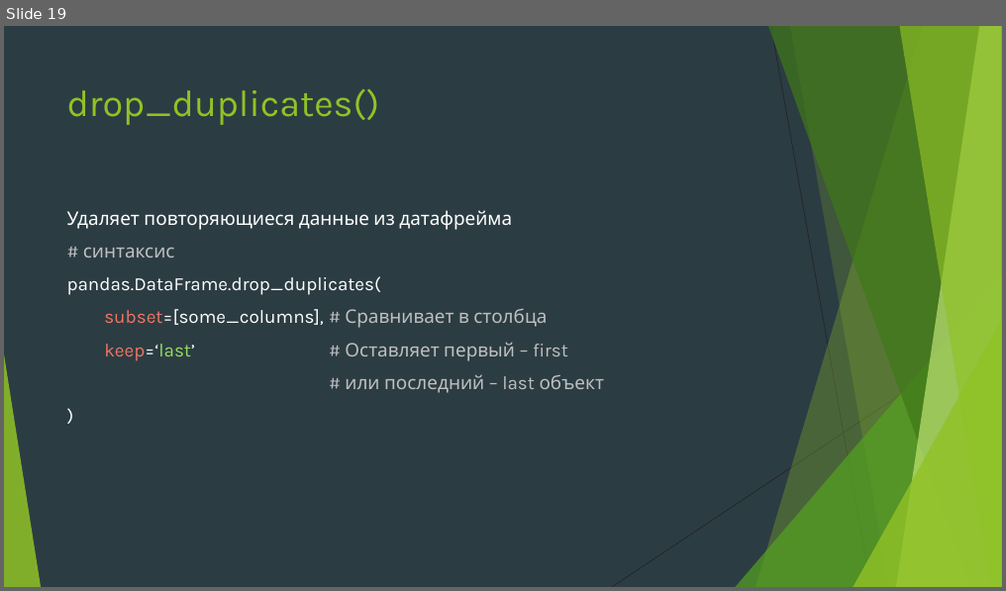
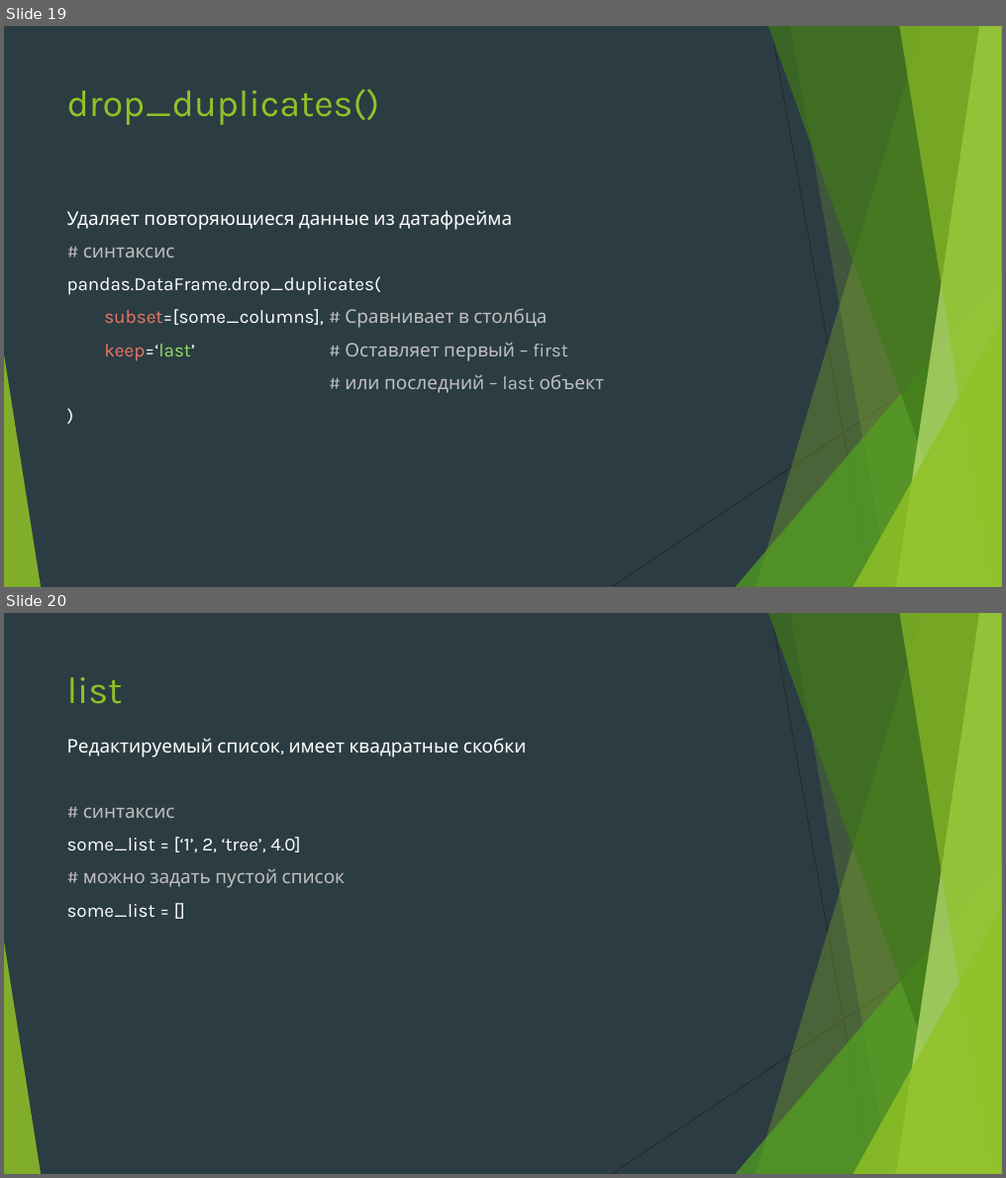
Before and after one commit to Yegor9151/for_corund, a slide deck: course_project_for_korund/ver 1.1/уроки/урок 7.pptx. Shown one above the other, each under a label of ours: slide 19 before the commit, slides 19 and 20 after it. The pictures are 1006x591 and 1006x1178 pixels, drawn with LibreOffice and Linux fonts; fonts in the diff are those of the drawing. Boxes give left, top, right and bottom in pixels: in the first picture for what was removed or moved away, otherwise in the second. Text is boxed around its words. In the diff, an @@ line names an element or a change of style, - is before the commit and + after.

```diff
--- a/course_project_for_korund/ver 1.1/уроки/урок 7.pptx
+++ b/course_project_for_korund/ver 1.1/уроки/урок 7.pptx
@@ slide 20 added at (4,613,1002,1174), background #2C3C43; not listed: 10 template elements that a slide beside it also shows @@
@@ title added at (67,677,123,704), 36 pt, text #90C226 @@
+list
@@ text added at (67,738,527,918), 18 pt, text #FFFFFF @@
+Редактируемый список, имеет квадратные скобки
+# синтаксис
+some_list = [‘1’, 2, ‘tree’, 4.0]
+# можно задать пустой список
+some_list = []
```
Also in this commit, not shown: 2 slides changed, 5 other slides added, 1 slide removed.
